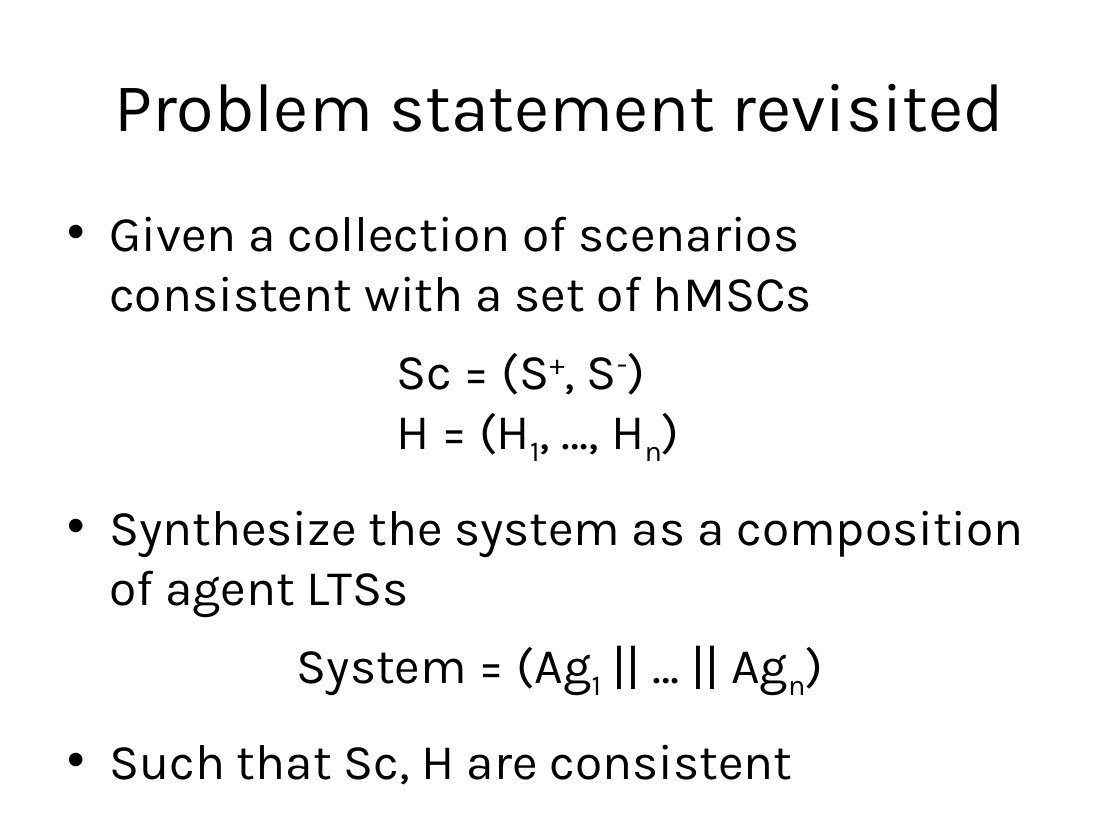
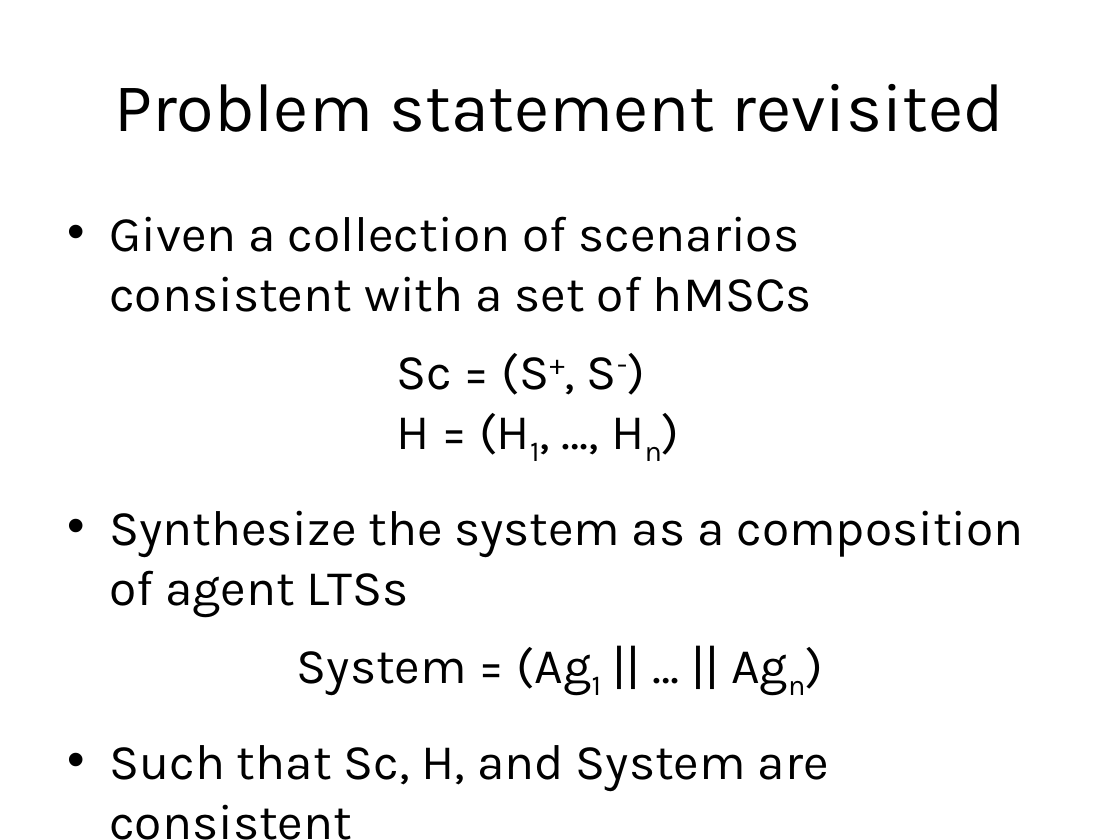
Before and after one commit to blambeau/phd, a slide deck: slide 62 of private-defense/slides.pptx (slide 59 before the commit). Drawn at 1120x840 pixels with LibreOffice and Linux fonts; fonts in the diff are those of the drawing. Boxes give left, top, right and bottom in pixels: in the first picture for what was removed or moved away, otherwise in the second. Text is boxed around its words. In the diff, an @@ line names an element or a change of style, - is before the commit and + after.

Commit message:
A few slides typos

```diff
--- a/private-defense/slides.pptx
+++ b/private-defense/slides.pptx
@@ text at (x1=109, y1=745, x2=829, y2=840): text changed @@
-• Such that Sc, H are consistent
+• Such that Sc, H, and System are consistent
```
Also in this commit, not shown: 5 other slides changed, 4 slides added.
